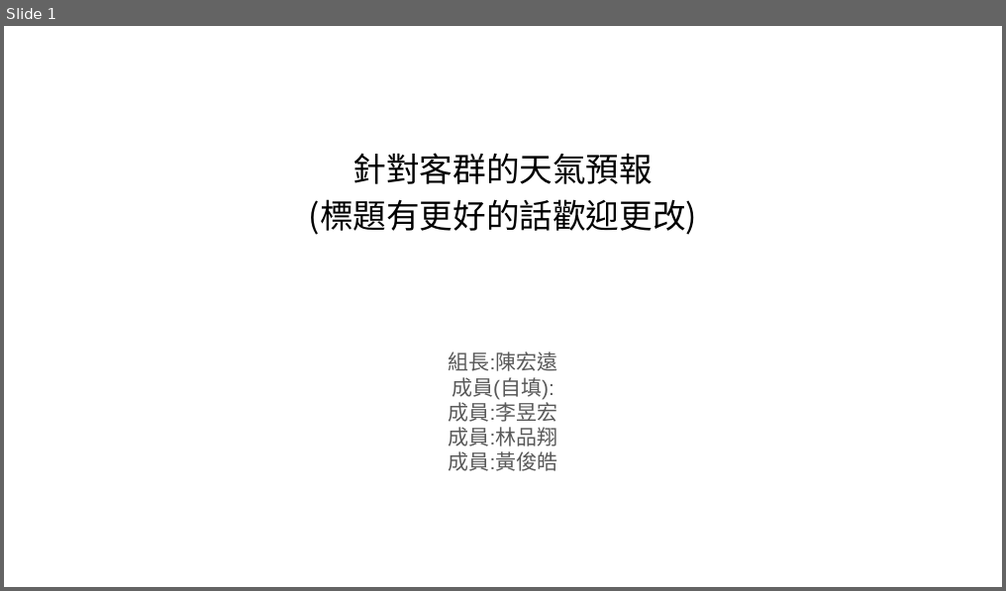
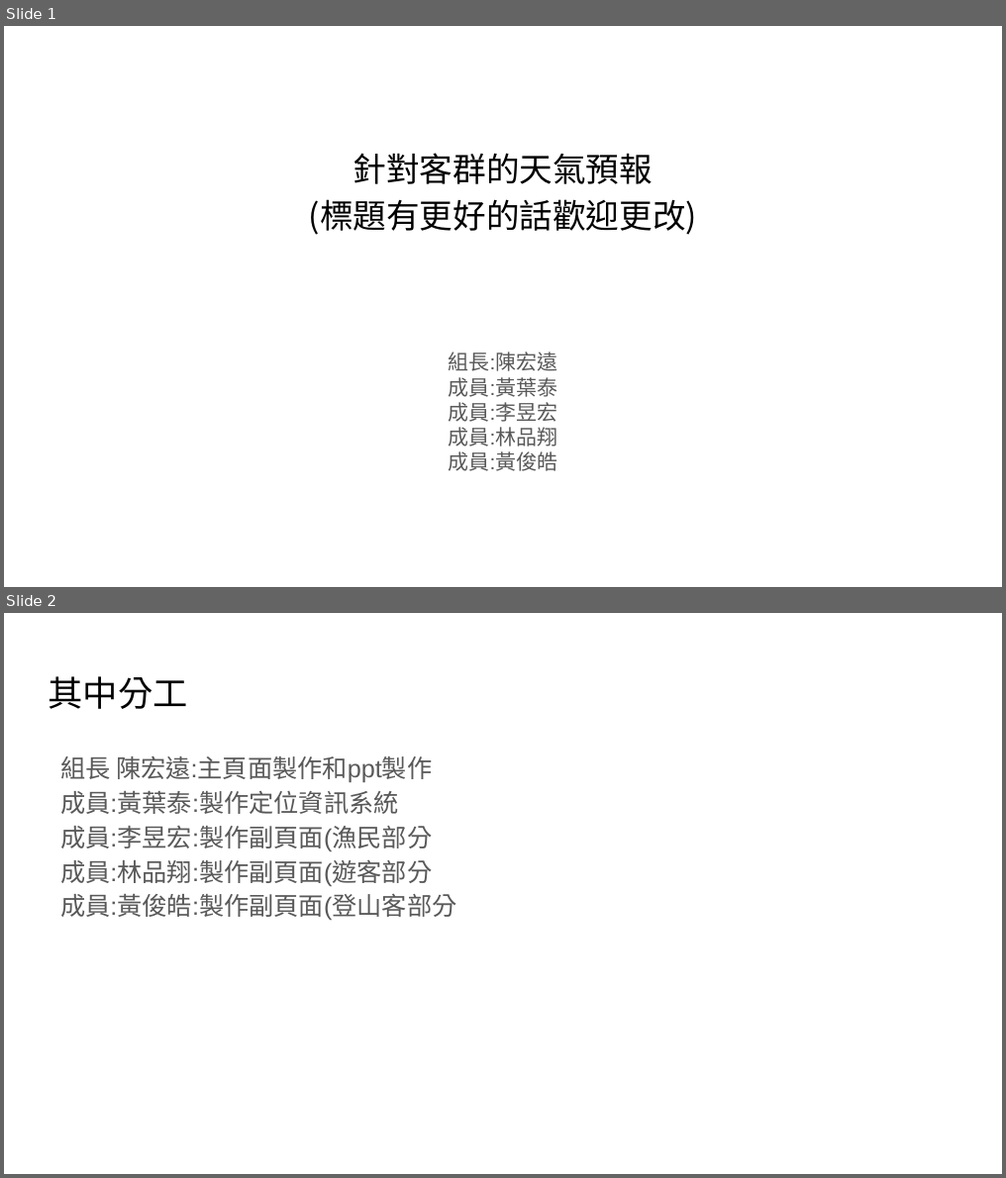
Before and after one commit to victor881212/weatherapp, a slide deck: 期中第六組.pptx. Shown one above the other, each under a label of ours: slide 1 before the commit, slides 1 and 2 after it. The pictures are 1006x591 and 1006x1178 pixels, drawn with LibreOffice and Linux fonts; fonts in the diff are those of the drawing. Boxes give left, top, right and bottom in pixels: in the first picture for what was removed or moved away, otherwise in the second. Text is boxed around its words. In the diff, an @@ line names an element or a change of style, - is before the commit and + after.

```diff
--- a/期中第六組.pptx
+++ b/期中第六組.pptx
@@ slide 2 added at [4,613,1002,1174], background #FFFFFF @@
@@ title added at [48,676,187,709], 25.2 pt, text #000000 @@
+其中分工
@@ text added at [60,757,456,920], 18 pt, text #595959 @@
+組長 陳宏遠:主頁面製作和ppt製作
+成員:黃葉泰:製作定位資訊系統
+成員:李昱宏:製作副頁面(漁民部分
+成員:林品翔:製作副頁面(遊客部分
+成員:黃俊皓:製作副頁面(登山客部分
@@ slide 1 changed as well @@
@@ subtitle at [449,377,558,397]: text changed @@
-成員(自填):
+成員:黃葉泰
```
Also in this commit, not shown: 6 other slides added, 1 slide removed, 2 other files.
